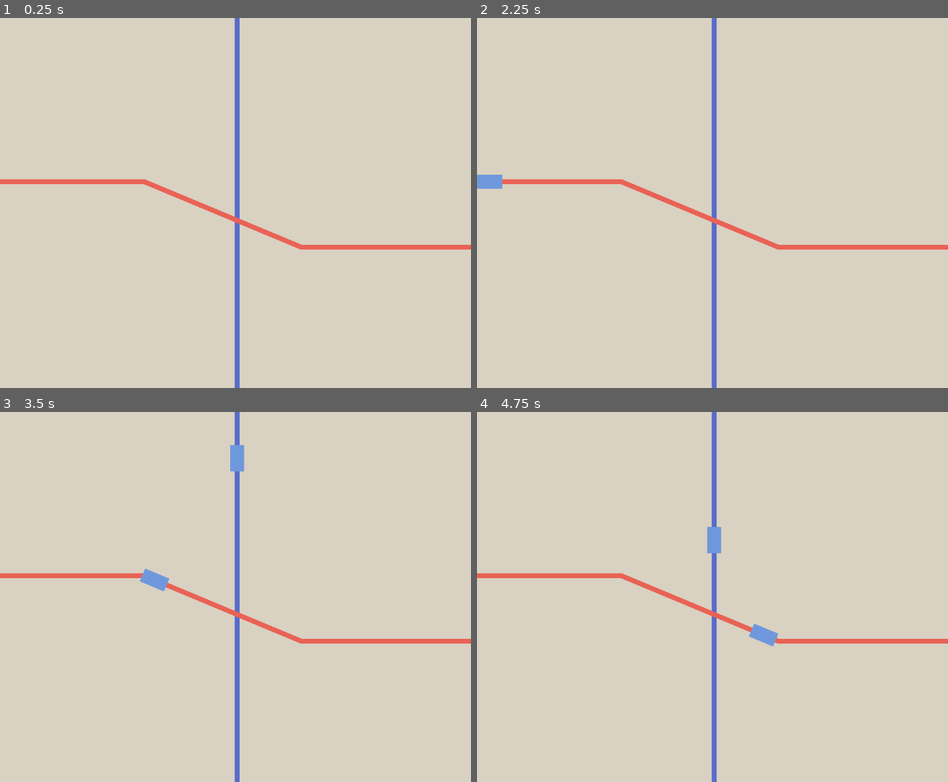
Above: before the commit, frames 1-4 (two rows, left to right).
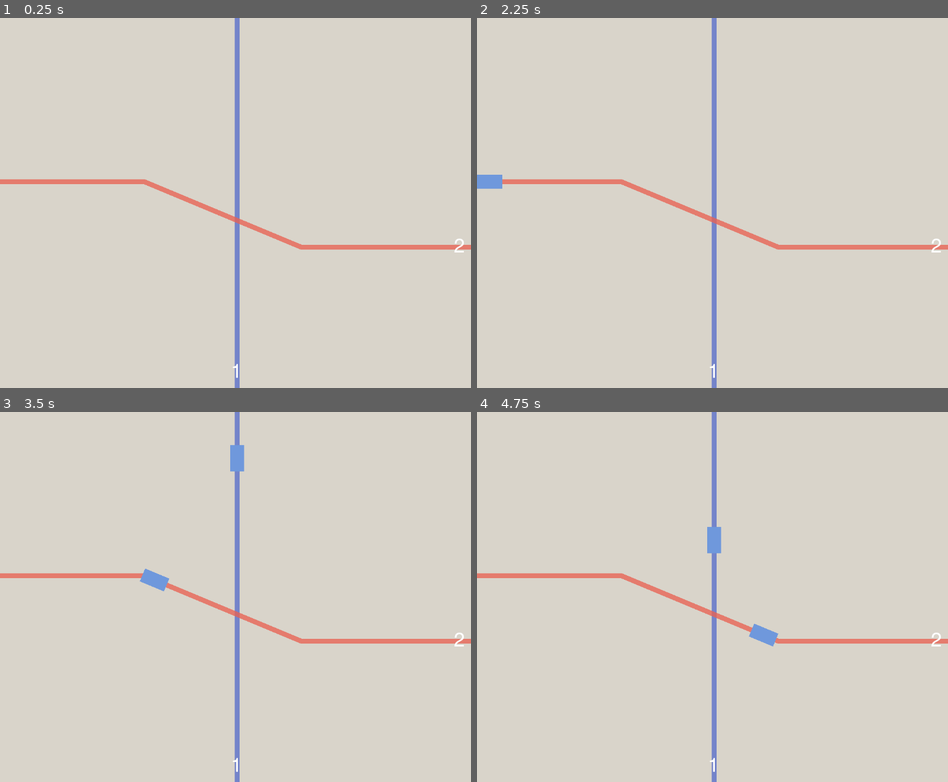
Above: after the commit, the same moments.

Repository: derukaeru/switchyard
Game: Godot game, scene res://src/scenes/main/main.tscn
Two runs of this game, one before a commit and one after it. Both use one fixed random seed, a clock stepped at 60 frames per second and the inputs below.
Inputs:
- Up to frame 1 (0.25 s): no input
- Up to frame 2 (2.25 s): tap Enter at 0.5, 2 s; hold Right 0.53-1.28 s; tap Alt at 0.6, 2.1 s; tap Space at 1.25 s; hold Down 1.28-2.03 s; tap Shift at 1.35 s; hold Right from 2.03 s (still down)
- Up to frame 3 (3.5 s): release Right at 2.78 s; hold Up from 2.78 s (still down); tap Shift at 2.85 s
- Up to frame 4 (4.75 s): release Up at 3.53 s; hold Left from 3.53 s (still down); tap Alt at 3.6 s; tap Shift at 4.35 s

The runs differ from the first frame. In frame 1, 2.3% of the frame differs, in the area x 0-100%, y 0-100%; in frame 2, 2.2%; in frame 3, 2.2%; in frame 4, 2.2%.

Commit message:
feat: idk bru like new font, other shi

Diff:
--- a/project.godot
+++ b/project.godot
@@ -37,6 +37,10 @@
 
 enabled=PackedStringArray("res://addons/godot_super-wakatime/plugin.cfg")
 
+[gui]
+
+theme/custom_font="uid://lcay2652jc6e"
+
 [physics]
 
 3d/physics_engine="Jolt Physics"
--- a/src/scenes/main/main.tscn
+++ b/src/scenes/main/main.tscn
@@ -6,4 +6,21 @@
 [node name="main" type="Node2D" unique_id=34602153]
 script = ExtResource("1_hsw67")
 
+[node name="background" type="Control" parent="." unique_id=219414908]
+layout_mode = 3
+anchors_preset = 0
+offset_left = -111.0
+offset_top = -60.0
+offset_right = 1229.0
+offset_bottom = 961.0
+
+[node name="ColorRect" type="ColorRect" parent="background" unique_id=1770555584]
+layout_mode = 1
+anchors_preset = 15
+anchor_right = 1.0
+anchor_bottom = 1.0
+grow_horizontal = 2
+grow_vertical = 2
+color = Color(0.85, 0.83115834, 0.79050004, 1)
+
 [node name="level_1" parent="." unique_id=504227865 instance=ExtResource("2_4rfip")]
--- a/src/scenes/maps/level_1.tscn
+++ b/src/scenes/maps/level_1.tscn
@@ -16,31 +16,18 @@
 }
 point_count = 4
 
+[sub_resource type="LabelSettings" id="LabelSettings_eivm1"]
+font_size = 48
+
 [node name="level_1" type="Node2D" unique_id=504227865]
 script = ExtResource("1_5qwrs")
-
-[node name="background" type="Control" parent="." unique_id=1416017392]
-layout_mode = 3
-anchors_preset = 0
-offset_left = -111.0
-offset_top = -60.0
-offset_right = 1229.0
-offset_bottom = 961.0
-
-[node name="ColorRect" type="ColorRect" parent="background" unique_id=1871954178]
-layout_mode = 1
-anchors_preset = 15
-anchor_right = 1.0
-anchor_bottom = 1.0
-grow_horizontal = 2
-grow_vertical = 2
-color = Color(0.85, 0.8203917, 0.7565, 1)
 
 [node name="tracks" type="Node2D" parent="." unique_id=755398829]
 
 [node name="Rail" type="Path2D" parent="tracks" unique_id=2118364005]
 curve = SubResource("Curve2D_m0mif")
 script = ExtResource("2_5qwrs")
+rail_color = Color(0.3476, 0.4287066, 0.79, 0.78431374)
 metadata/_custom_type_script = "uid://cuym172wt4qwo"
 
 [node name="train" parent="tracks/Rail" unique_id=1286344413 instance=ExtResource("1_pfttx")]
@@ -50,9 +37,29 @@
 [node name="Rail2" type="Path2D" parent="tracks" unique_id=609968600]
 curve = SubResource("Curve2D_5qwrs")
 script = ExtResource("2_5qwrs")
-rail_color = Color(0.9142526, 0.3865506, 0.33120275, 1)
+rail_color = Color(0.91, 0.38584003, 0.32760003, 0.78431374)
 metadata/_custom_type_script = "uid://cuym172wt4qwo"
 
 [node name="train" parent="tracks/Rail2" unique_id=86710733 instance=ExtResource("1_pfttx")]
 position = Vector2(-600, 400)
 speed = 280
+
+[node name="Label" type="Label" parent="tracks" unique_id=1688053827]
+offset_left = 552.0
+offset_top = 834.0
+offset_right = 606.0
+offset_bottom = 899.0
+text = "1"
+label_settings = SubResource("LabelSettings_eivm1")
+horizontal_alignment = 1
+vertical_alignment = 1
+
+[node name="Label2" type="Label" parent="tracks" unique_id=1553610522]
+offset_left = 1098.0
+offset_top = 528.0
+offset_right = 1150.0
+offset_bottom = 593.0
+text = "2"
+label_settings = SubResource("LabelSettings_eivm1")
+horizontal_alignment = 1
+vertical_alignment = 1
--- a/src/scenes/menu/title_screen.tscn
+++ b/src/scenes/menu/title_screen.tscn
@@ -1,4 +1,25 @@
 [gd_scene format=3 uid="uid://dix67ojrdr6ht"]
+
+[ext_resource type="Script" uid="uid://cuym172wt4qwo" path="res://src/scripts/components/rail.gd" id="1_fbi7p"]
+[ext_resource type="PackedScene" uid="uid://cbe6816t855is" path="res://src/scenes/objects/train.tscn" id="2_4v2w5"]
+
+[sub_resource type="Curve2D" id="Curve2D_4v2w5"]
+_data = {
+"points": PackedVector2Array(0, 0, 0, 0, -246, 352, 0, 0, 0, 0, 776, 367, 0, 0, 0, 0, 953, 482, 0, 0, 0, 0, 1275, 486)
+}
+point_count = 4
+
+[sub_resource type="Curve2D" id="Curve2D_g66e4"]
+_data = {
+"points": PackedVector2Array(0, 0, 0, 0, 183, -34, 0, 0, 0, 0, 181, 510, 0, 0, 0, 0, 755, 775, 0, 0, 0, 0, 760, 1179)
+}
+point_count = 4
+
+[sub_resource type="Curve2D" id="Curve2D_wf6w8"]
+_data = {
+"points": PackedVector2Array(0, 0, 0, 0, 896, -57, 0, 0, 0, 0, 896, 944)
+}
+point_count = 2
 
 [node name="title_screen" type="Control" unique_id=198211424]
 layout_mode = 3
@@ -7,3 +28,51 @@
 anchor_bottom = 1.0
 grow_horizontal = 2
 grow_vertical = 2
+
+[node name="background" type="ColorRect" parent="." unique_id=618075438]
+layout_mode = 1
+anchors_preset = 15
+anchor_right = 1.0
+anchor_bottom = 1.0
+grow_horizontal = 2
+grow_vertical = 2
+color = Color(0.88, 0.8635733, 0.8096, 1)
+
+[node name="tracks" type="Node2D" parent="." unique_id=1520141011]
+
+[node name="Rail2" type="Path2D" parent="tracks" unique_id=1763810876]
+curve = SubResource("Curve2D_4v2w5")
+script = ExtResource("1_fbi7p")
+rail_color = Color(0.2922, 0.6, 0.276, 0.78431374)
+metadata/_custom_type_script = "uid://cuym172wt4qwo"
+
+[node name="train" parent="tracks/Rail2" unique_id=1286344413 instance=ExtResource("2_4v2w5")]
+position = Vector2(-246, 352)
+rotation = 0.014676049
+speed = 250
+
+[node name="Rail" type="Path2D" parent="tracks" unique_id=589983742]
+curve = SubResource("Curve2D_g66e4")
+script = ExtResource("1_fbi7p")
+rail_color = Color(0.3476, 0.4287066, 0.79, 0.78431374)
+metadata/_custom_type_script = "uid://cuym172wt4qwo"
+
+[node name="train" parent="tracks/Rail" unique_id=1929194134 instance=ExtResource("2_4v2w5")]
+position = Vector2(183, -34)
+rotation = 1.5744728
+
+[node name="train2" parent="tracks/Rail" unique_id=29049352 instance=ExtResource("2_4v2w5")]
+position = Vector2(535.955, 673.8729)
+rotation = 0.43251824
+progress = 934.96
+
+[node name="Rail3" type="Path2D" parent="tracks" unique_id=1074049343]
+curve = SubResource("Curve2D_wf6w8")
+script = ExtResource("1_fbi7p")
+rail_color = Color(0.28457642, 0.48288983, 0.63488543, 0.78431374)
+metadata/_custom_type_script = "uid://cuym172wt4qwo"
+
+[node name="train" parent="tracks/Rail3" unique_id=463352434 instance=ExtResource("2_4v2w5")]
+position = Vector2(896, -57)
+rotation = 1.5707964
+speed = 200
--- /dev/null
+++ b/src/scenes/objects/switch.tscn
@@ -0,0 +1,6 @@
+[gd_scene format=3 uid="uid://ccarek0jljrpr"]
+
+[node name="switch" type="Button" unique_id=186754376]
+offset_right = 8.0
+offset_bottom = 8.0
+flat = true
--- a/src/scenes/objects/train.gd
+++ b/src/scenes/objects/train.gd
@@ -1,6 +1,12 @@
 class_name Train extends PathFollow2D
 
+@onready var cab: ColorRect = $cab
+
+@export var train_color: Color = Color("6f98dc")
 @export var speed: int = 160
+
+func _ready() -> void:
+	cab.color = train_color
 
 func _process(delta: float) -> void:
 	progress += delta * speed
--- a/src/scenes/objects/train.tscn
+++ b/src/scenes/objects/train.tscn
@@ -5,7 +5,7 @@
 [node name="train" type="PathFollow2D" unique_id=1286344413]
 script = ExtResource("1_3mrl3")
 
-[node name="ColorRect" type="ColorRect" parent="." unique_id=506455160]
+[node name="cab" type="ColorRect" parent="." unique_id=506455160]
 anchors_preset = 8
 anchor_left = 0.5
 anchor_top = 0.5
--- /dev/null
+++ b/src/scenes/objects/tunnel.tscn
@@ -0,0 +1,18 @@
+[gd_scene format=3 uid="uid://bt4sgd4tuexfh"]
+
+[sub_resource type="LabelSettings" id="LabelSettings_eivm1"]
+font_size = 32
+font_color = Color(0.3733023, 0.5544323, 1, 1)
+
+[node name="tunnel" type="ColorRect" unique_id=1344067968]
+offset_right = 64.0
+offset_bottom = 64.0
+
+[node name="Label" type="Label" parent="." unique_id=59484460]
+layout_mode = 0
+offset_right = 64.0
+offset_bottom = 64.0
+text = "1"
+label_settings = SubResource("LabelSettings_eivm1")
+horizontal_alignment = 1
+vertical_alignment = 1
Binary file added: src/assets/fonts/Helvetica.ttf
Not shown, added: src/assets/fonts/Helvetica.ttf.import
